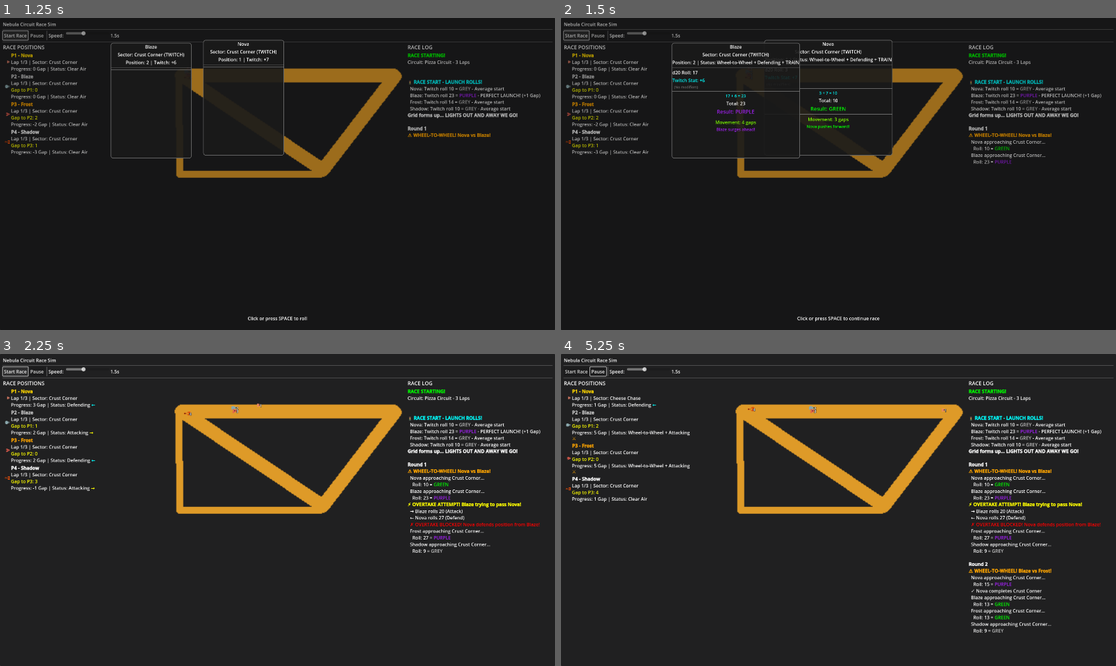
Above: before the commit, frames 1-4 (two rows, left to right).
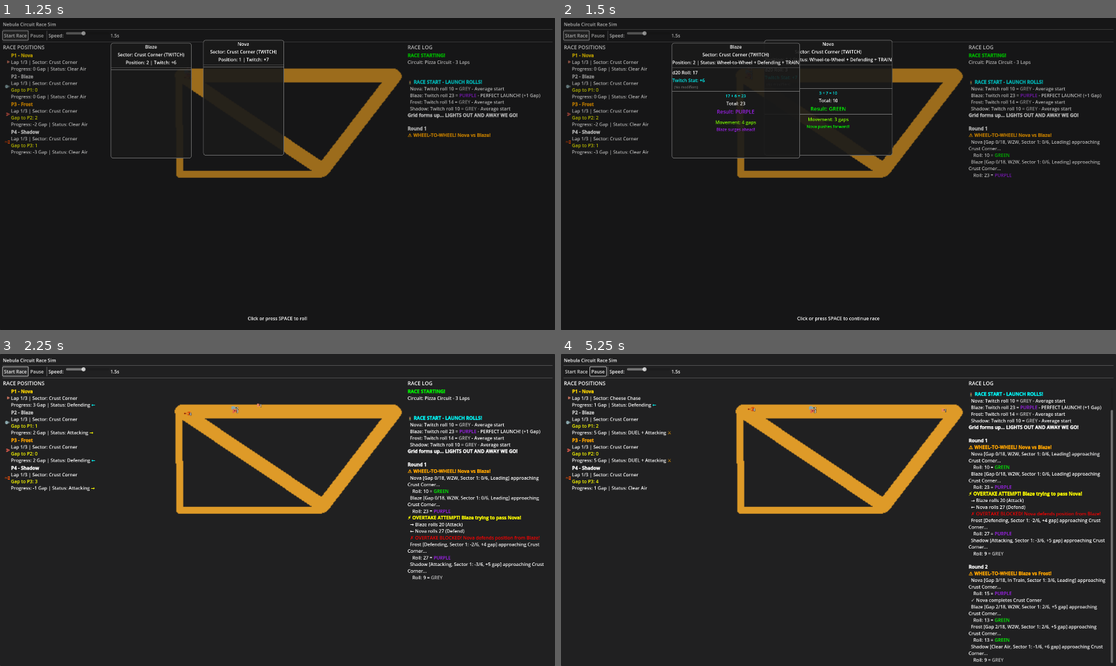
Above: after the commit, the same moments.

Repository: computersaucegames/nc
Game: Godot game, scene res://scenes/tests/RaceTestScene.tscn
Same seed, same stepped clock (60 frames per second), same inputs: the game is played once before the commit and once after it. The project has no main scene, so this scene is started directly.
Inputs (mouse positions are in pixels of both pictures, inside the frame that each line leads up to):
- Up to frame 1 (1.25 s): click "Start Race" at 0.5 s
- Up to frame 2 (1.5 s): click "Start Race" at 1.25 s
- Up to frame 3 (2.25 s): click "Start Race" at 2 s
- Up to frame 4 (5.25 s): click "Pause" at 2.75 s; click "Resume" at 3.5 s; move the mouse to (960, 494) at 4.27 s; click (960, 494) at 4.42 s; move the mouse to (727, 525) at 5.02 s; click (727, 525) at 5.17 s

Frame 1 is identical in both runs. In frame 2, 0.5% of the frame differs, in the area x 73-98%, y 39-52%; in frame 3, 2.0%; in frame 4, 8.1%, in the area x 0-100%, y 11-100%.

Commit message:
Add enhanced race log info and Duel status detection
Implement two major features to improve race visibility:

1. Enhanced Race Log Information
   - Display total gap position (e.g., "Gap 8/18")
   - Show pilot status (W2W, Clear Air, Attacking, etc.)
   - Display sector progress (e.g., "Sector 2: 3/5")
   - Show gap to position ahead (e.g., "+2 gap" or "Leading")
   - All info shown before each roll for better context

2. Duel Status Detection
   - Track consecutive W2W rounds with same opponent
   - Mark pilots as "dueling" after 2+ consecutive W2W rounds
   - Emit duel_started signal with special log callout
   - Display "⚔️ DUEL!" message in race log
   - Show "DUEL" status in pilot info

Changes:
- Add duel tracking fields to PilotState (is_dueling, consecutive_w2w_rounds, last_w2w_partner_name)
- Implement _detect_duels() in StatusCalculator
- Add duel_started signal to RaceSimulator
- Enhance log_pilot_rolling() to accept and display detailed info
- Add log_duel_started() to RaceEventLog
- Update RaceTestScene to calculate and pass enhanced info
- Connect and handle duel_started signal

Diff:
--- a/scripts/systems/RaceSimulator.gd
+++ b/scripts/systems/RaceSimulator.gd
@@ -23,6 +23,7 @@
 signal lap_completed(pilot: PilotState, lap_number: int)
 signal pilot_finished(pilot: PilotState, finish_position: int)
 signal wheel_to_wheel_detected(pilot1: PilotState, pilot2: PilotState)
+signal duel_started(pilot1: PilotState, pilot2: PilotState, round_number: int)
 signal focus_mode_triggered(pilots: Array, reason: String)
 signal race_finished(final_positions: Array)
 
@@ -141,6 +142,18 @@
 	current_round_w2w_pairs = StatusCalc.get_wheel_to_wheel_pairs(pilots)
 	for pair in current_round_w2w_pairs:
 		wheel_to_wheel_detected.emit(pair[0], pair[1])
+
+	# Check for duels (2+ consecutive rounds of W2W)
+	for pilot in pilots:
+		if pilot.is_dueling and pilot.consecutive_w2w_rounds == 2:
+			# This is the first round of the duel - emit signal
+			var partner = pilot.wheel_to_wheel_with[0] if pilot.wheel_to_wheel_with.size() > 0 else null
+			if partner != null:
+				# Only emit once per duel (check if we haven't already emitted for this pair)
+				var pair_key = _get_pair_key(pilot, partner)
+				if pair_key not in processed_w2w_pairs:  # Reuse this tracking to avoid duplicate duel signals
+					duel_started.emit(pilot, partner, current_round)
+					processed_w2w_pairs.append(pair_key)  # Mark as emitted
 
 	# Process pilots starting from index 0
 	_process_pilots_from_index(0)
--- a/scripts/systems/StatusCalculator.gd
+++ b/scripts/systems/StatusCalculator.gd
@@ -23,6 +23,9 @@
 
 	# Check for trains
 	_detect_trains(pilots)
+
+	# Check for duels (multi-round W2W)
+	_detect_duels(pilots)
 
 # Clear all status flags for pilots
 static func _clear_all_statuses(pilots: Array) -> void:
@@ -91,6 +94,34 @@
 	group.append_array(pilot.defending_from)
 	return group
 
+# Detect duels (pilots who have been W2W for 2+ consecutive rounds)
+static func _detect_duels(pilots: Array) -> void:
+	for pilot in pilots:
+		if pilot.finished:
+			continue
+
+		# Check if pilot is currently W2W
+		if pilot.is_wheel_to_wheel and pilot.wheel_to_wheel_with.size() == 1:
+			# Get the current W2W partner
+			var current_partner = pilot.wheel_to_wheel_with[0]
+
+			# Check if this is the same partner as last round
+			if current_partner.name == pilot.last_w2w_partner_name:
+				# Same partner - increment consecutive rounds
+				pilot.consecutive_w2w_rounds += 1
+
+				# If 2+ rounds, mark as dueling
+				if pilot.consecutive_w2w_rounds >= 2:
+					pilot.is_dueling = true
+			else:
+				# Different partner - reset and start counting
+				pilot.consecutive_w2w_rounds = 1
+				pilot.last_w2w_partner_name = current_partner.name
+		else:
+			# Not W2W or multiple W2W partners - reset duel tracking
+			pilot.consecutive_w2w_rounds = 0
+			pilot.last_w2w_partner_name = ""
+
 # Calculate gap between two pilots
 static func calculate_gap_between(pilot1, pilot2) -> int:
 	# Returns positive if pilot2 is ahead, negative if behind, 0 if equal
--- a/scripts/systems/pilotstate.gd
+++ b/scripts/systems/pilotstate.gd
@@ -22,11 +22,16 @@
 var is_defending: bool = false
 var is_wheel_to_wheel: bool = false
 var is_in_train: bool = false
+var is_dueling: bool = false  # In a multi-round duel (2+ consecutive W2W rounds)
 
 # Track who we're interacting with
 var attacking_targets: Array = []  # Fins we're attacking
 var defending_from: Array = []     # Fins attacking us
 var wheel_to_wheel_with: Array = [] # Fins we're W2W with
+
+# Duel tracking
+var consecutive_w2w_rounds: int = 0  # How many rounds we've been W2W with same opponent
+var last_w2w_partner_name: String = ""  # Who we were W2W with last round
 
 # Race start effects
 var has_poor_start: bool = false  # Will have disadvantage on first roll
@@ -57,7 +62,9 @@
 	var statuses = []
 	if is_clear_air:
 		statuses.append("Clear Air")
-	if is_wheel_to_wheel:
+	if is_dueling:
+		statuses.append("DUEL")
+	elif is_wheel_to_wheel:
 		statuses.append("Wheel-to-Wheel")
 	if is_attacking:
 		statuses.append("Attacking")
@@ -94,6 +101,7 @@
 	is_defending = false
 	is_wheel_to_wheel = false
 	is_in_train = false
+	is_dueling = false
 	attacking_targets.clear()
 	defending_from.clear()
 	wheel_to_wheel_with.clear()
--- a/scripts/tests/RaceTestScene.gd
+++ b/scripts/tests/RaceTestScene.gd
@@ -45,6 +45,7 @@
 	race_sim.lap_completed.connect(_on_lap_completed)
 	race_sim.pilot_finished.connect(_on_pilot_finished)
 	race_sim.wheel_to_wheel_detected.connect(_on_wheel_to_wheel)
+	race_sim.duel_started.connect(_on_duel_started)
 	race_sim.focus_mode_triggered.connect(_on_focus_mode)
 	race_sim.race_finished.connect(_on_race_finished)
 
@@ -115,7 +116,52 @@
 	update_pilot_displays()
 
 func _on_pilot_rolling(pilot, sector):
-	race_log.log_pilot_rolling(pilot.name, sector.sector_name)
+	# Calculate total gaps in circuit
+	var total_gaps = 0
+	for s in test_circuit.sectors:
+		total_gaps += s.length_in_gap
+
+	# Get status string
+	var status = ""
+	if pilot.is_dueling:
+		status = "DUEL"
+	elif pilot.is_wheel_to_wheel:
+		status = "W2W"
+	elif pilot.is_clear_air:
+		status = "Clear Air"
+	elif pilot.is_in_train:
+		status = "In Train"
+	elif pilot.is_attacking and pilot.is_defending:
+		status = "Attacking & Defending"
+	elif pilot.is_attacking:
+		status = "Attacking"
+	elif pilot.is_defending:
+		status = "Defending"
+
+	# Sector progress
+	var sector_progress = "Sector %d: %d/%d" % [pilot.current_sector + 1, pilot.gap_in_sector, sector.length_in_gap]
+
+	# Gap to position ahead
+	var gap_ahead = ""
+	var pilot_ahead = null
+	var smallest_gap = 999999
+	for other in race_sim.pilots:
+		if other == pilot or other.finished:
+			continue
+		var gap_diff = other.total_distance - pilot.total_distance
+		if gap_diff > 0 and gap_diff < smallest_gap:
+			smallest_gap = gap_diff
+			pilot_ahead = other
+
+	if pilot_ahead != null:
+		if smallest_gap == 0:
+			gap_ahead = "W2W with %s" % pilot_ahead.name
+		else:
+			gap_ahead = "+%d gap" % smallest_gap
+	else:
+		gap_ahead = "Leading"
+
+	race_log.log_pilot_rolling(pilot.name, sector.sector_name, pilot.total_distance, total_gaps, status, sector_progress, gap_ahead)
 
 func _on_pilot_rolled(pilot, result: Dice.DiceResult):
 	race_log.log_pilot_rolled(pilot.name, result)
@@ -149,6 +195,9 @@
 
 func _on_wheel_to_wheel(pilot1, pilot2):
 	race_log.log_wheel_to_wheel(pilot1.name, pilot2.name)
+
+func _on_duel_started(pilot1, pilot2, round_number: int):
+	race_log.log_duel_started(pilot1.name, pilot2.name, round_number)
 
 func _on_focus_mode(pilots: Array, reason: String):
 	race_log.log_focus_mode(reason)
--- a/scripts/ui/RaceEventLog.gd
+++ b/scripts/ui/RaceEventLog.gd
@@ -56,8 +56,24 @@
 func log_round_started(round_num: int):
 	output_log.append_text("\n[b]Round %d[/b]\n" % round_num)
 
-func log_pilot_rolling(pilot_name: String, sector_name: String):
-	output_log.append_text("  %s approaching %s...\n" % [pilot_name, sector_name])
+func log_pilot_rolling(pilot_name: String, sector_name: String, total_gap: int = -1, max_gap: int = -1, status: String = "", sector_progress: String = "", gap_ahead: String = ""):
+	var info_parts = []
+
+	# Build info string with provided details
+	if total_gap >= 0 and max_gap > 0:
+		info_parts.append("Gap %d/%d" % [total_gap, max_gap])
+	if status != "":
+		info_parts.append(status)
+	if sector_progress != "":
+		info_parts.append(sector_progress)
+	if gap_ahead != "":
+		info_parts.append(gap_ahead)
+
+	var info_string = ""
+	if info_parts.size() > 0:
+		info_string = " [" + ", ".join(info_parts) + "]"
+
+	output_log.append_text("  %s%s approaching %s...\n" % [pilot_name, info_string, sector_name])
 
 func log_pilot_rolled(pilot_name: String, result: Dice.DiceResult):
 	var color = get_tier_color_name(result.tier)
@@ -114,6 +130,11 @@
 		pilot1_name, pilot2_name
 	])
 
+func log_duel_started(pilot1_name: String, pilot2_name: String, round_number: int):
+	output_log.append_text("[b][color=red]⚔️ DUEL! %s vs %s - Round %d of their battle![/color][/b]\n" % [
+		pilot1_name, pilot2_name, round_number
+	])
+
 func log_focus_mode(reason: String):
 	output_log.append_text("[b][color=red]🎯 FOCUS MODE: %s[/color][/b]\n" % reason)
 
